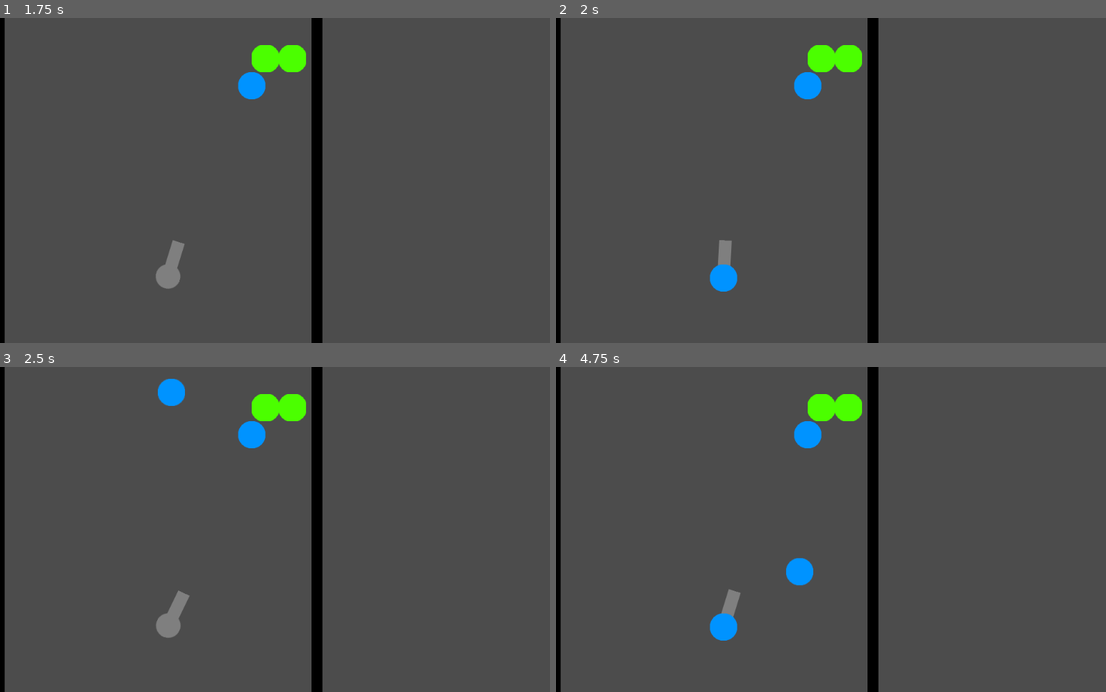
Above: before the commit, frames 1-4 (two rows, left to right).
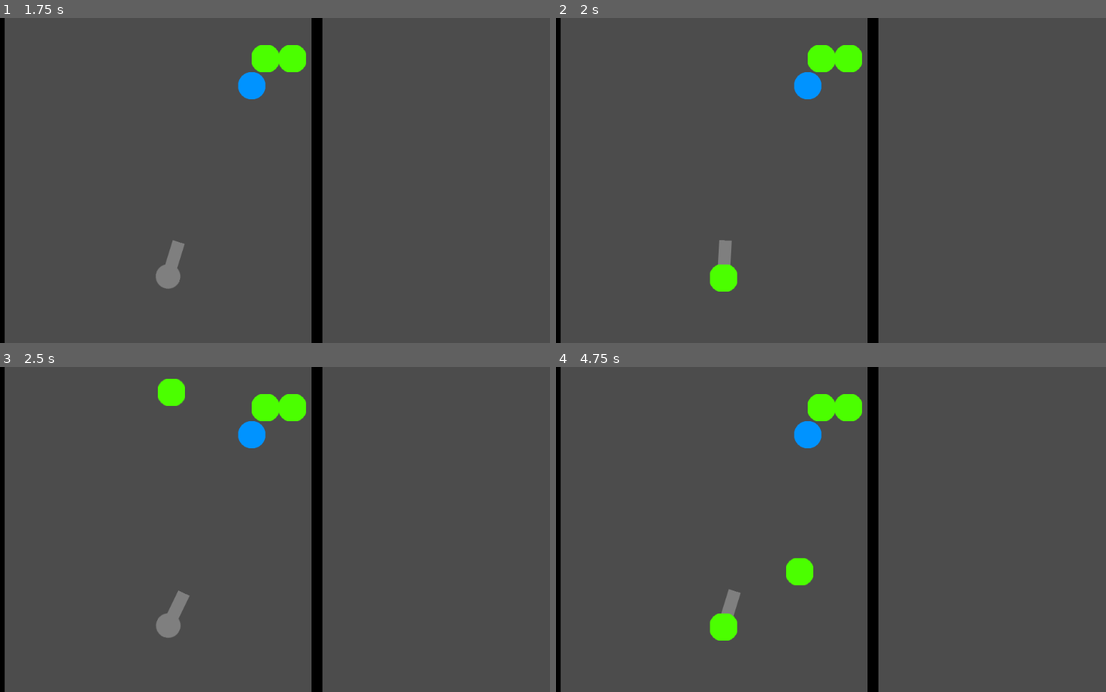
Above: after the commit, the same moments.

Repository: Demoli/Bobble
Game: Godot game, scene res://scenes/Level.tscn
Two runs of this game, one before a commit and one after it. Both use one fixed random seed, a clock stepped at 60 frames per second and the inputs below.
Inputs (mouse positions are in pixels of both pictures, inside the frame that each line leads up to):
- Up to frame 1 (1.75 s): tap Enter at 0.5 s; move the mouse to (396, 164) at 0.52 s; hold D (rotate_right) 0.53-1.28 s; hold Space (fire) 0.53-1.28 s; click (396, 164) at 0.67 s; move the mouse to (159, 196) at 1.27 s; hold A (rotate_left) from 1.28 s (still down); tap Space (fire) at 1.35 s
- Up to frame 2 (2 s): keep holding A (rotate_left)
- Up to frame 3 (2.5 s): move the mouse to (330, 458) at 2.02 s; release A (rotate_left) at 2.03 s; hold D (rotate_right) from 2.03 s (still down); hold Space (fire) from 2.03 s (still down)
- Up to frame 4 (4.75 s): move the mouse to (798, 594) at 2.77 s; release Space (fire) at 2.78 s; tap Space (fire) at 2.85, 4.35 s; click (798, 594) at 2.92 s; move the mouse to (996, 578) at 3.52 s; release D (rotate_right) at 3.53 s; hold Space (fire) 3.53-4.28 s; hold A (rotate_left) from 3.53 s (still down); move the mouse to (660, 480) at 4.27 s

Frame 1 is identical in both runs. In frame 2, 0.4% of the frame differs, in the area x 27-33%, y 75-85%; in frame 3, 0.4%; in frame 4, 0.7%, in the area x 27-47%, y 58-85%.

Commit message:
Correctly set bubble color in cannon

Diff:
--- a/scenes/Bubble.gd
+++ b/scenes/Bubble.gd
@@ -63,6 +63,6 @@
 
 		queue_free()
 
-		grid.set_cellv(tile_pos,bubble_tileset.find_tile_by_name("blue"))
+		grid.set_cellv(tile_pos,bubble_tileset.find_tile_by_name(color))
 
 		grid.calculate_collision_deaths(tile_pos)
--- a/scenes/Cannon.gd
+++ b/scenes/Cannon.gd
@@ -6,7 +6,7 @@
 
 var loaded_bubble : KinematicBody2D
 var color = 'blue'
-var next_color = 'red'
+var next_color = 'green'
 
 # Declare member variables here. Examples:
 # var a = 2
@@ -36,6 +36,9 @@
 	get_node("/root").add_child(bubble)
 	loaded_bubble = bubble
 
+	# TODO Cycle colours using some as yet undetermined method
+	color = next_color
+
 func fire():
 	if not loaded_bubble:
 		return
